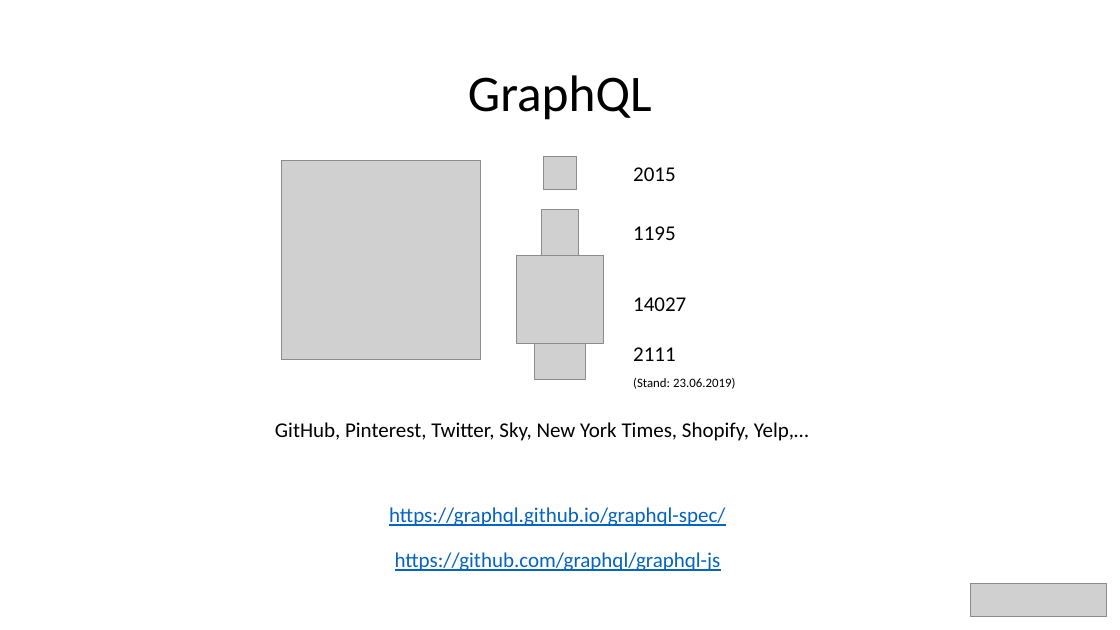
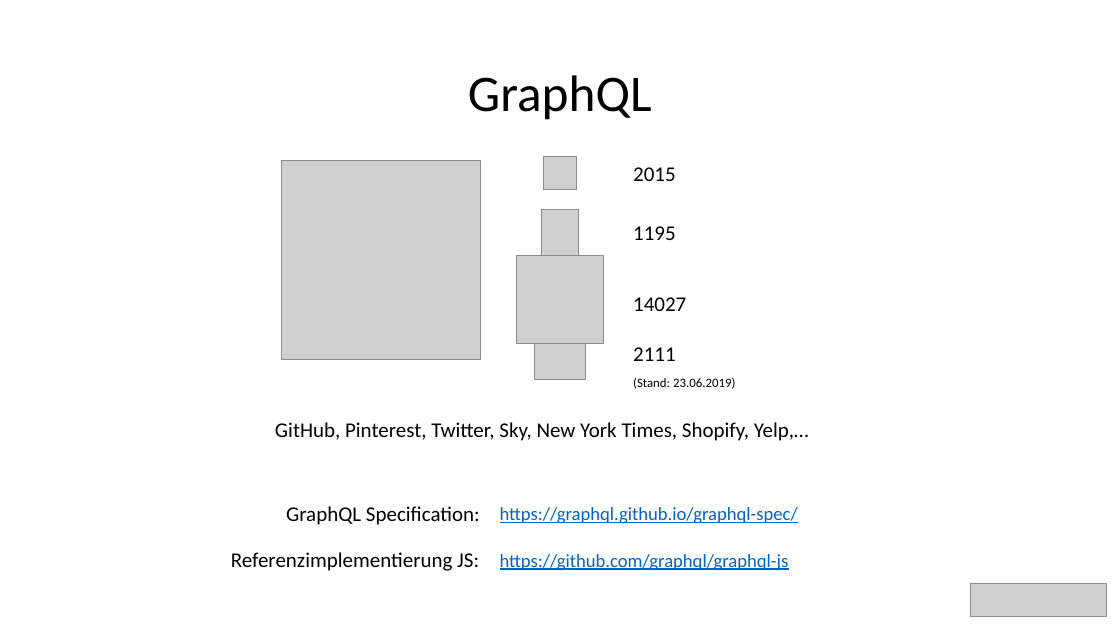
Before and after one commit to bytePassion/GraphQL-Talk, a slide deck: slide 7 of slides/GraphqlSlides.pptx. Drawn at 1120x630 pixels with LibreOffice and Linux fonts; fonts in the diff are those of the drawing; grey boxes stand for pictures. Boxes give left, top, right and bottom in pixels: in the first picture for what was removed or moved away, otherwise in the second. Text is boxed around its words. In the diff, an @@ line names an element or a change of style, - is before the commit and + after.

Commit message:
some adjustments on repo slide

```diff
--- a/slides/GraphqlSlides.pptx
+++ b/slides/GraphqlSlides.pptx
@@ text added at [286, 506, 480, 525], 18 pt, text #000000 @@
+GraphQL Specification:
@@ text "https://graphql.github.io/graphql-spec/" at [500, 507, 798, 524]: size 18 to 16 pt @@
@@ text "https://graphql.github.io/graphql-spec/": place and size @@
-text "https://graphql.github.io/graphql-spec/" at [389, 507, 725, 526]
+text "https://graphql.github.io/graphql-spec/" at [500, 507, 798, 524]
@@ text added at [231, 552, 479, 571], 18 pt, text #000000 @@
+Referenzimplementierung JS:
@@ text "https://github.com/graphql/graphql-js": place and size @@
-text "https://github.com/graphql/graphql-js" at [395, 552, 721, 571]
+text "https://github.com/graphql/graphql-js" at [500, 554, 789, 571]
@@ text "https://github.com/graphql/graphql-js" at [500, 554, 789, 571]: size 18 to 16 pt @@
```
